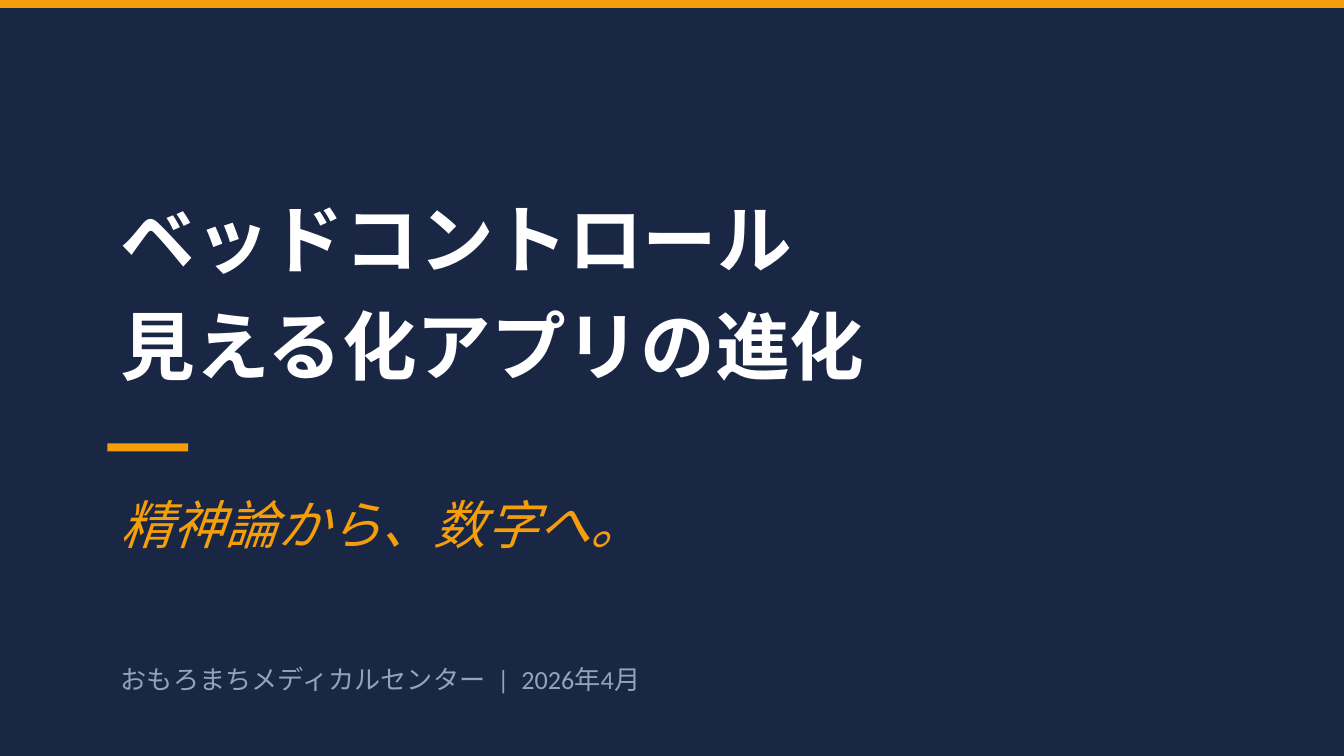
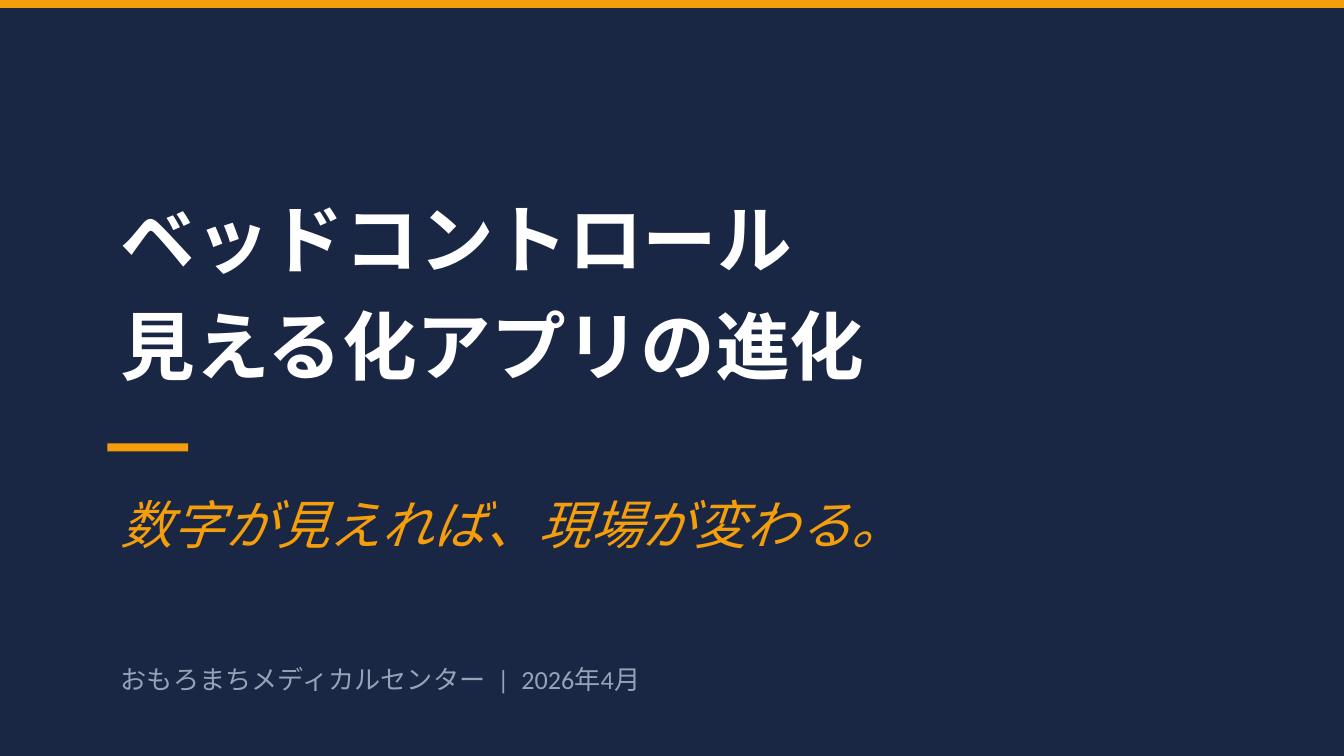
Before and after one commit to torukubota2023/bed-control-simulator, a slide deck: slide 1 of docs/admin/bed_control_evolution_presentation.pptx. Drawn at 1344x756 pixels with LibreOffice and Linux fonts; fonts in the diff are those of the drawing. Boxes give left, top, right and bottom in pixels: in the first picture for what was removed or moved away, otherwise in the second. Text is boxed around its words. In the diff, an @@ line names an element or a change of style, - is before the commit and + after.

```diff
--- a/docs/admin/bed_control_evolution_presentation.pptx
+++ b/docs/admin/bed_control_evolution_presentation.pptx
@@ text at <box>121,499,904,549</box>: text changed @@
-精神論から、数字へ。
+数字が見えれば、現場が変わる。
```
Also in this commit, not shown: 10 other slides changed.
